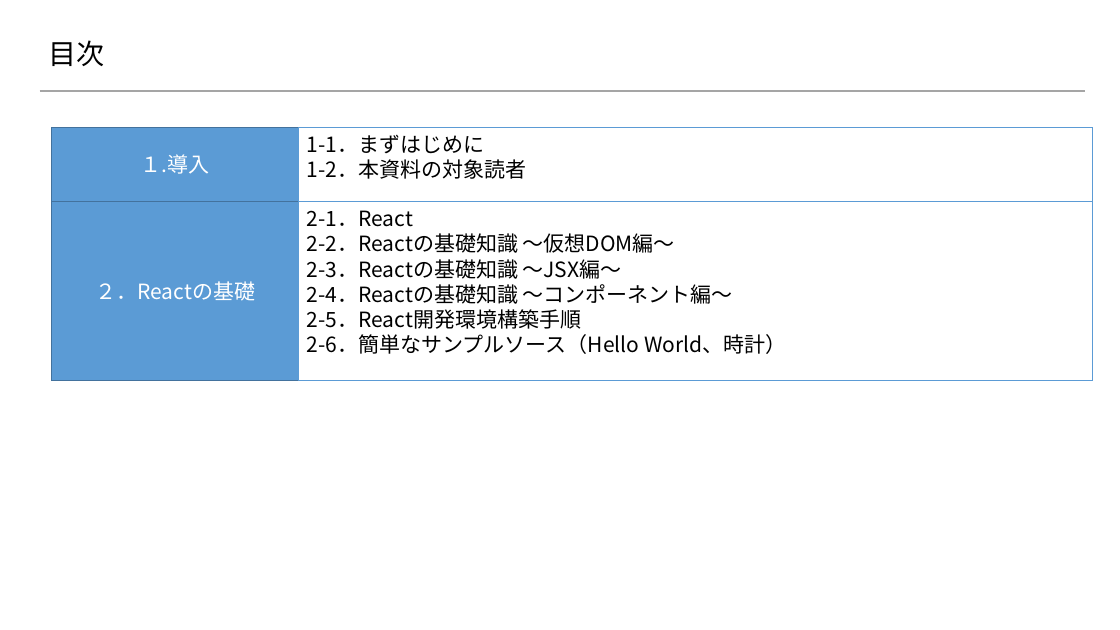
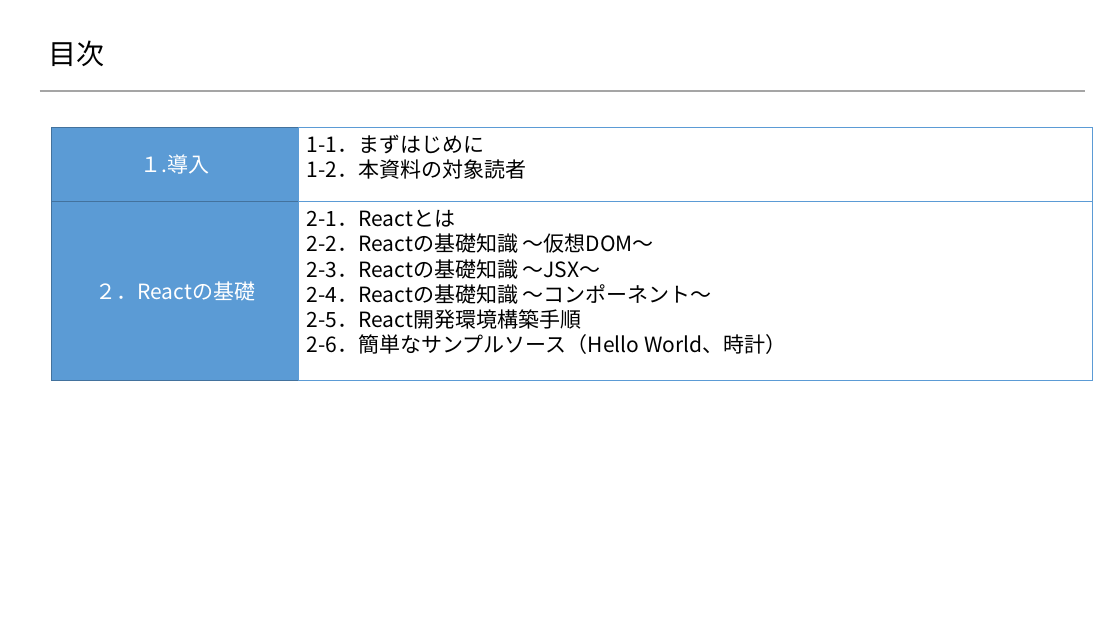
Before and after one commit to 2018SYSTEMI34/diary, a slide deck: slide 2 of doc/02_SlideShare/01.ネタ/２_Reactの基礎/Reactを用いたスマホアプリケーション開発入門 Reactの基礎編.pptx. Drawn at 1120x630 pixels with LibreOffice and Linux fonts; fonts in the diff are those of the drawing; background and template pictures are left out. Boxes give left, top, right and bottom in pixels: in the first picture for what was removed or moved away, otherwise in the second. Text is boxed around its words. In the diff, an @@ line names an element or a change of style, - is before the commit and + after.

```diff
--- a/doc/02_SlideShare/01.ネタ/２_Reactの基礎/Reactを用いたスマホアプリケーション開発入門 Reactの基礎編.pptx
+++ b/doc/02_SlideShare/01.ネタ/２_Reactの基礎/Reactを用いたスマホアプリケーション開発入門 Reactの基礎編.pptx
@@ text in rectangle at (307,209,712,304): text changed @@
-2-1．React
-2-2．Reactの基礎知識 ～仮想DOM編～
-2-3．Reactの基礎知識 ～JSX編～
-2-4．Reactの基礎知識 ～コンポーネント編～
+2-1．Reactとは
+2-2．Reactの基礎知識 ～仮想DOM～
+2-3．Reactの基礎知識 ～JSX～
+2-4．Reactの基礎知識 ～コンポーネント～
```
Also in this commit, not shown: 18 other slides changed.
